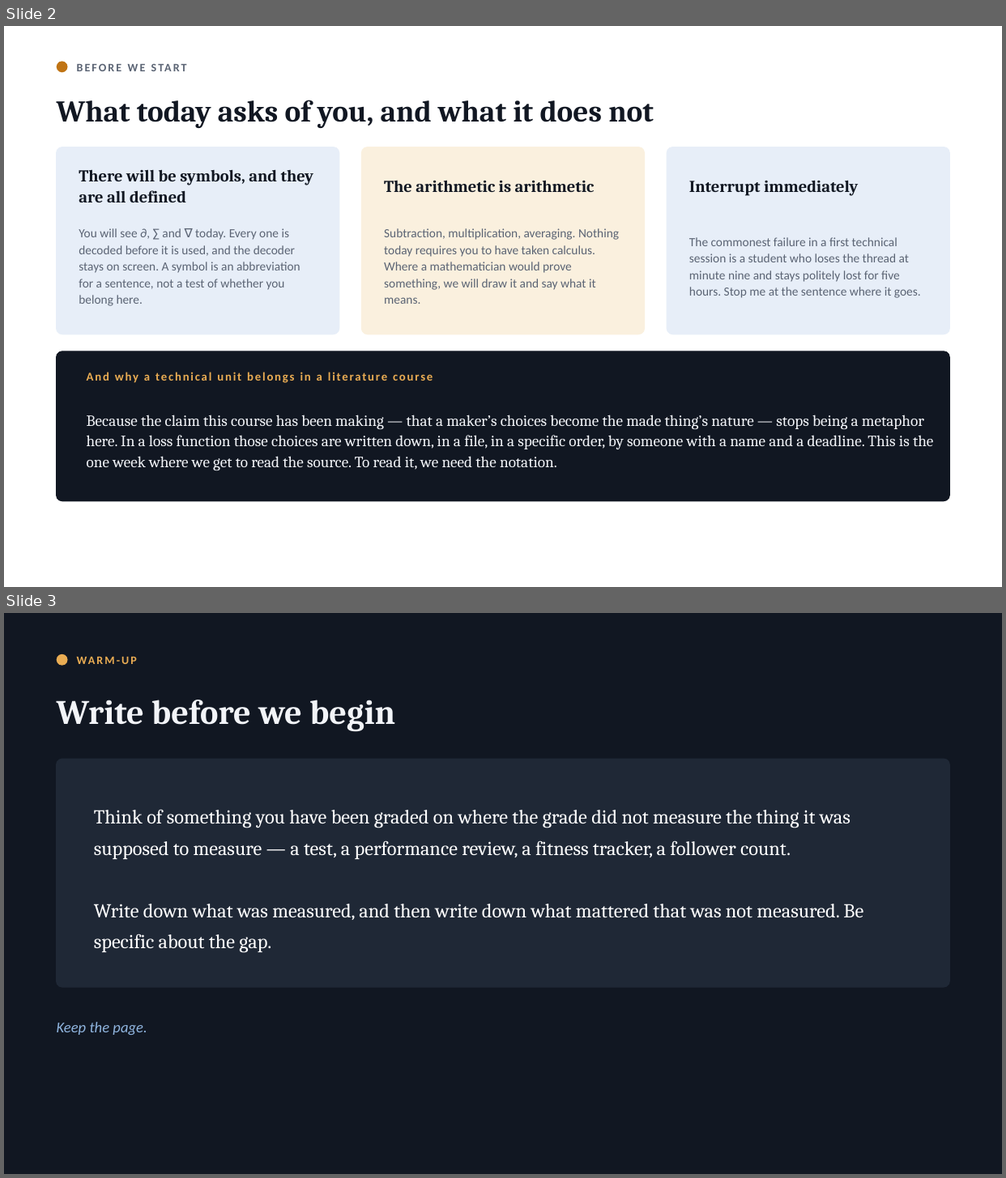
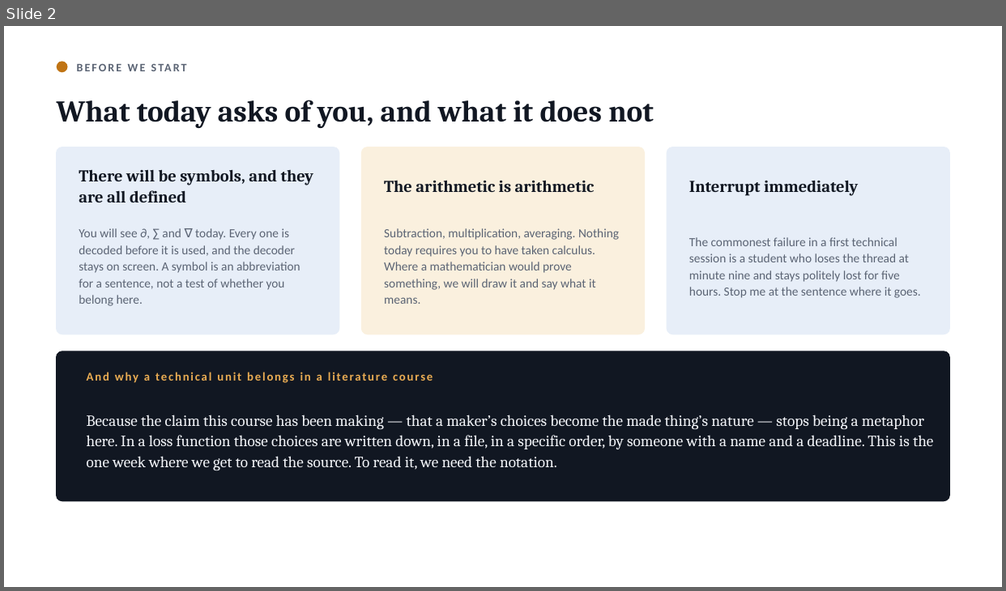
Before and after one commit to lindagaw/lindagaw.github.io, a slide deck: courses/COLL150-Fall26/Slides/Unit 5 - Loss Function Gradient and Descent.pptx. Shown one above the other, each under a label of ours: slides 2 and 3 before the commit, slide 2 after it. The pictures are 1006x1178 and 1006x591 pixels, drawn with LibreOffice and Linux fonts; fonts in the diff are those of the drawing. Boxes give left, top, right and bottom in pixels: in the first picture for what was removed or moved away, otherwise in the second. Text is boxed around its words. In the diff, an @@ line names an element or a change of style, - is before the commit and + after.

```diff
--- a/courses/COLL150-Fall26/Slides/Unit 5 - Loss Function Gradient and Descent.pptx
+++ b/courses/COLL150-Fall26/Slides/Unit 5 - Loss Function Gradient and Descent.pptx
@@ slide 3 removed at bbox=[4, 613, 1002, 1174], background #111722 @@
@@ ellipse removed at bbox=[57, 654, 68, 666] @@
@@ text removed at bbox=[77, 649, 938, 671] @@
-WARM-UP
@@ text removed at bbox=[57, 700, 395, 732] @@
-Write before we begin
@@ rounded rectangle removed at bbox=[57, 759, 949, 987] @@
@@ text removed at bbox=[94, 809, 863, 953] @@
-Think of something you have been graded on where the grade did not measure the thing it was supposed to measure — a test, a performance review, a fitness tracker, a follower count.
-Write down what was measured, and then write down what mattered that was not measured. Be specific about the gap.
@@ text removed at bbox=[57, 1022, 147, 1035] @@
-Keep the page.
```
Also in this commit, not shown: 5 slides changed, 2 other slides removed, 5 other files.
